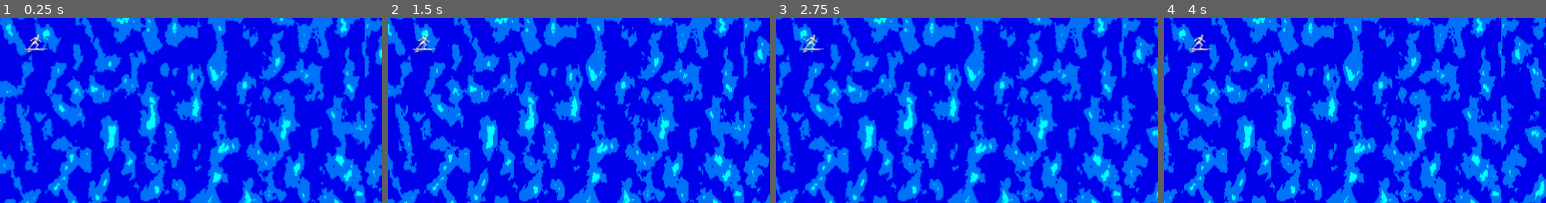
Above: before the commit, frames 1-4 (left to right).
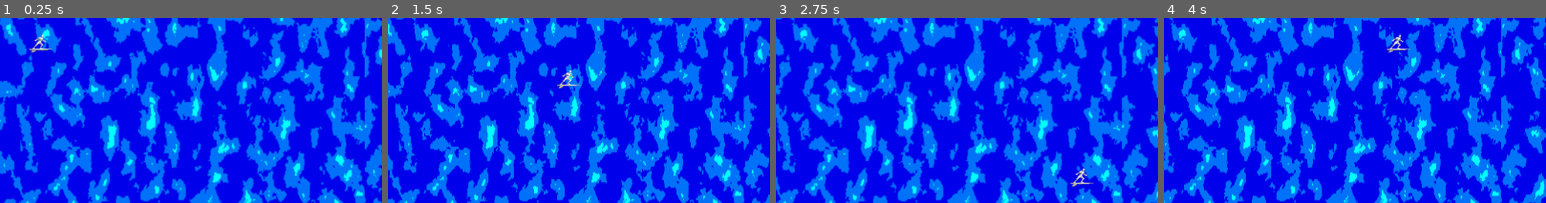
Above: after the commit, the same moments.

Repository: theSledgeHammerAlphabetConspiracy/gatortaser3.5
Game: Godot game, scene res://main.tscn
The game is run twice, just before and just after one commit, with the same random seed, the same clock (stepped at 60 frames per second) and the same inputs. The engine's default icon, where the game draws it, is replaced by a stand-in: a white triangle on a blue panel in a dark square.
Inputs:
- Up to frame 1 (0.25 s): no input
- Up to frame 2 (1.5 s): hold Right (ui_right) 0.53-1.28 s; tap Space (shoot) at 0.6, 1.35 s; hold Down (ui_down) from 1.28 s (still down)
- Up to frame 3 (2.75 s): release Down (ui_down) at 2.03 s; hold Right (ui_right) from 2.03 s (still down); tap Space (shoot) at 2.1 s
- Up to frame 4 (4 s): release Right (ui_right) at 2.78 s; hold Up (ui_up) 2.78-3.53 s; tap Space (shoot) at 2.85, 3.6 s; hold Left (ui_left) from 3.53 s (still down)
The pictures show only the part of the screen within x 16-66%, y 32-82%; the shares and areas given below are measured in that part.

The runs differ from the first frame. In frame 1, 0.3% of the frame differs, in the area x 6-14%, y 8-19%; in frame 2, 0.4%; in frame 3, 0.4%, in the area x 6-84%, y 8-92%; in frame 4, 0.4%.
Error before the commit: Parse Error: The identifier "body" isn't declared in the current scope. (res://scripts/character.gd:79)

Commit message:
started the player touch system

Diff:
--- a/enemy1.tscn
+++ b/enemy1.tscn
@@ -1,7 +1,8 @@
-[gd_scene load_steps=7 format=2]
+[gd_scene load_steps=8 format=2]
 
 [ext_resource path="res://shit assets/11912.png" type="Texture" id=1]
 [ext_resource path="res://scripts/enemy1.gd" type="Script" id=2]
+[ext_resource path="res://icon.png" type="Texture" id=3]
 
 [sub_resource type="RectangleShape2D" id=1]
 extents = Vector2( 20, 20 )
@@ -71,5 +72,13 @@
 anims/shockOff = SubResource( 3 )
 anims/shockOn = SubResource( 4 )
 
+[node name="TouchScreenButton" type="TouchScreenButton" parent="."]
+modulate = Color( 1, 1, 1, 0 )
+position = Vector2( -22, -22 )
+scale = Vector2( 0.75, 0.75 )
+normal = ExtResource( 3 )
+action = "check"
+
 [connection signal="screen_entered" from="VisibilityNotifier2D" to="." method="_on_VisibilityNotifier2D_screen_entered"]
 [connection signal="screen_exited" from="VisibilityNotifier2D" to="." method="_on_VisibilityNotifier2D_screen_exited"]
+[connection signal="pressed" from="TouchScreenButton" to="." method="_on_TouchScreenButton_pressed"]
--- a/main.tscn
+++ b/main.tscn
@@ -1,9 +1,8 @@
-[gd_scene load_steps=13 format=2]
+[gd_scene load_steps=10 format=2]
 
 [ext_resource path="res://scripts/main.gd" type="Script" id=1]
-[ext_resource path="res://shit assets/11242.png" type="Texture" id=2]
+[ext_resource path="res://objects/player witha a touchscreen.tscn" type="PackedScene" id=2]
 [ext_resource path="res://good assets/water2.png" type="Texture" id=3]
-[ext_resource path="res://scripts/character.gd" type="Script" id=4]
 [ext_resource path="res://scripts/scrolling.gd" type="Script" id=5]
 
 [sub_resource type="RectangleShape2D" id=1]
@@ -14,11 +13,6 @@
 
 [sub_resource type="RectangleShape2D" id=3]
 extents = Vector2( 95, 1 )
-
-[sub_resource type="RectangleShape2D" id=4]
-
-[sub_resource type="CircleShape2D" id=7]
-radius = 88.2
 
 [sub_resource type="Animation" id=5]
 resource_name = "New Anim"
@@ -108,25 +102,6 @@
 shape = SubResource( 3 )
 one_way_collision = true
 
-[node name="KinematicBody2D" type="KinematicBody2D" parent="."]
-position = Vector2( 210, 296 )
-script = ExtResource( 4 )
-
-[node name="CollisionShape2D" type="CollisionShape2D" parent="KinematicBody2D"]
-shape = SubResource( 4 )
-
-[node name="Sprite" type="Sprite" parent="KinematicBody2D"]
-texture = ExtResource( 2 )
-region_enabled = true
-region_rect = Rect2( 11, 13, 31, 24 )
-
-[node name="lockOn" type="Area2D" parent="KinematicBody2D"]
-collision_layer = 0
-collision_mask = 2
-
-[node name="CollisionShape2D" type="CollisionShape2D" parent="KinematicBody2D/lockOn"]
-shape = SubResource( 7 )
-
 [node name="spawnsystem" type="Node2D" parent="."]
 position = Vector2( 1100, 145 )
 
@@ -141,6 +116,6 @@
 
 [node name="spawner" type="Position2D" parent="spawnsystem"]
 
-[connection signal="body_entered" from="KinematicBody2D/lockOn" to="KinematicBody2D" method="_on_lockOn_body_entered"]
-[connection signal="body_exited" from="KinematicBody2D/lockOn" to="KinematicBody2D" method="_on_lockOn_body_exited"]
+[node name="player" parent="." instance=ExtResource( 2 )]
+
 [connection signal="timeout" from="spawnsystem/Timer" to="." method="_on_Timer_timeout"]
--- /dev/null
+++ b/objects/player witha a button shoot.tscn
@@ -0,0 +1,31 @@
+[gd_scene load_steps=5 format=2]
+
+[ext_resource path="res://scripts/character.gd" type="Script" id=1]
+[ext_resource path="res://shit assets/11242.png" type="Texture" id=2]
+
+[sub_resource type="RectangleShape2D" id=4]
+
+[sub_resource type="CircleShape2D" id=7]
+radius = 120.0
+
+[node name="player" type="KinematicBody2D"]
+position = Vector2( 210, 296 )
+script = ExtResource( 1 )
+
+[node name="CollisionShape2D" type="CollisionShape2D" parent="."]
+shape = SubResource( 4 )
+
+[node name="Sprite" type="Sprite" parent="."]
+texture = ExtResource( 2 )
+region_enabled = true
+region_rect = Rect2( 11, 13, 31, 24 )
+
+[node name="lockOn" type="Area2D" parent="."]
+collision_layer = 0
+collision_mask = 2
+
+[node name="CollisionShape2D" type="CollisionShape2D" parent="lockOn"]
+shape = SubResource( 7 )
+
+[connection signal="body_entered" from="lockOn" to="." method="_on_lockOn_body_entered"]
+[connection signal="body_exited" from="lockOn" to="." method="_on_lockOn_body_exited"]
--- /dev/null
+++ b/objects/player witha a touchscreen.tscn
@@ -0,0 +1,31 @@
+[gd_scene load_steps=5 format=2]
+
+[ext_resource path="res://scripts/player witha a touchscreen.gd" type="Script" id=1]
+[ext_resource path="res://shit assets/11242.png" type="Texture" id=2]
+
+[sub_resource type="RectangleShape2D" id=4]
+
+[sub_resource type="CircleShape2D" id=7]
+radius = 120.0
+
+[node name="player" type="KinematicBody2D"]
+position = Vector2( 210, 296 )
+script = ExtResource( 1 )
+
+[node name="CollisionShape2D" type="CollisionShape2D" parent="."]
+shape = SubResource( 4 )
+
+[node name="Sprite" type="Sprite" parent="."]
+texture = ExtResource( 2 )
+region_enabled = true
+region_rect = Rect2( 11, 13, 31, 24 )
+
+[node name="lockOn" type="Area2D" parent="."]
+collision_layer = 0
+collision_mask = 2
+
+[node name="CollisionShape2D" type="CollisionShape2D" parent="lockOn"]
+shape = SubResource( 7 )
+
+[connection signal="body_entered" from="lockOn" to="." method="_on_lockOn_body_entered"]
+[connection signal="body_exited" from="lockOn" to="." method="_on_lockOn_body_exited"]
--- a/project.godot
+++ b/project.godot
@@ -54,6 +54,14 @@
 , Object(InputEventMouseButton,"resource_local_to_scene":false,"resource_name":"","device":0,"alt":false,"shift":false, …(202 unchanged characters)…
  ]
 }
+check={
+"deadzone": 0.5,
+"events": [  ]
+}
+
+[input_devices]
+
+pointing/emulate_touch_from_mouse=true
 
 [physics]
 
--- a/scripts/character.gd
+++ b/scripts/character.gd
@@ -31,15 +31,17 @@
 	if Input.is_action_just_pressed("shoot"):
 		shmupbutton()
 
-func shoottaser(target):
-	var tazerproj = proj1.instance()
-	tazerproj.target = target.get_global_position()
-	#tazerproj.look_at(target.get_global_position())
-	tazerproj.user = self
-	tazerproj.set_global_position(get_global_position())
-	#tazerproj.speed = rand_range(1.2,2.4)
-	get_parent().add_child(tazerproj)
-	#print('character'+str(get_global_position()))
+#
+#func shoottaser(target):
+#	print("shoottaser")
+#	var tazerproj = proj1.instance()
+#	tazerproj.target = target.get_global_position()
+#	#tazerproj.look_at(target.get_global_position())
+#	tazerproj.user = self
+#	tazerproj.set_global_position(get_global_position())
+#	#tazerproj.speed = rand_range(1.2,2.4)
+#	get_parent().add_child(tazerproj)
+#	#print('character'+str(get_global_position()))
 
 
 func attach(body):
@@ -61,10 +63,14 @@
 		tazertarget.erase(body)
 
 		body.set_modulate(Color(1,1,1,1))
+		body.get_node('AnimationPlayer').play('shockOff')
+		body.shockon = false
+
+
 
 func shmupbutton():
 	if POTtazertarget.size() > 0:
-	#print(POTtazertarget)
+		#print(POTtazertarget)
 		if tazertarget.size() == 0:
 			#####this is the projectile script
 			tazertarget.append(POTtazertarget[0])
@@ -75,6 +81,3 @@
 	#if $lockOn.get_overlapping_bodies().size() >= 1:
 		#tazertarget.append($lockOn.get_overlapping_bodies()[])
 		#print($lockOn.get_overlapping_bodies())
-
-		body.get_node('AnimationPlayer').play('shockOff')
-		body.shockon = false
--- a/scripts/enemy1.gd
+++ b/scripts/enemy1.gd
@@ -6,6 +6,9 @@
 var speed: float = 1.2
 
 var shockon: bool = false
+onready var player = get_node('/root/main/player')
+
+var touch = true
 
 func _ready():
 	pass # Replace with function body.
@@ -17,6 +20,7 @@
 	#if life <= 0:
 		#die()
 
+
 func shock():
 	#print(life)
 	life -= 1
@@ -24,11 +28,12 @@
 		shockon = true
 		$AnimationPlayer.play("shockOn")
 	#playshockedanim
-	if life <= 0:
-		die()
-
+#	if life <= 0:
+#		die()
+#
 
 func die():
+	#player.
 	queue_free()
 
 
@@ -40,3 +45,7 @@
 	if inplay == true:
 		#print('dead')
 		queue_free()
+
+
+func _on_TouchScreenButton_pressed():
+	get_node('/root/main/player').touchattack(self)
--- /dev/null
+++ b/scripts/player witha a touchscreen.gd
@@ -0,0 +1,117 @@
+extends KinematicBody2D
+
+
+const SPEED: float = 4.0 #1.024 reso / new reso of 256 = 4
+const JUMP_VELOCITY = -400.0
+
+var tazertarget: Array = []
+var POTtazertarget: Array = []
+
+var proj1 = preload('res://tazerproj.tscn')
+
+
+var target1 = null
+var target2 = null
+
+func _physics_process(delta):
+#	print(tazertarget)
+#	if tazertarget.size() > 0:
+#
+#		for i in tazertarget.size():
+#			if tazertarget[i].life >= 1:
+#				#cool lazer code
+#				tazertarget[i].shock()
+#			else:
+#				tazertarget[i].die()
+#				tazertarget.remove(i)
+	if target1 != null:
+		if target1.life >= 1:
+				#cool lazer code
+			target1.shock()
+		else:
+			target1.die()
+			target1 = null
+	if target2 != null:
+		if target2.life >= 1:
+				#cool lazer code
+			target2.shock()
+		else:
+			target2.die()
+			target2 = null
+
+
+	var velocity = Vector2(0,0)
+
+	var direction = Vector2(Input.get_axis("ui_left", "ui_right"),Input.get_axis("ui_up", "ui_down"))
+
+	if direction:
+		velocity = direction * SPEED
+	else:
+		velocity = Vector2(1,0) * .4
+
+	var col = move_and_collide(velocity)
+	if col:
+		if col.get_collider().is_in_group("enemy"):
+			die()
+
+#	if Input.is_action_just_pressed("shoot"):
+#		shmupbutton()
+#
+func touchattack(touchtarget):
+	if target1==null:
+		shoottaser(touchtarget,1)
+	elif target2 == null:
+		shoottaser(touchtarget,2)
+func shoottaser(target,num):
+	var tazerproj = proj1.instance()
+	tazerproj.num = num
+	tazerproj.target = target.get_global_position()
+	#tazerproj.look_at(target.get_global_position())
+	tazerproj.user = self
+	tazerproj.set_global_position(get_global_position())
+	#tazerproj.speed = rand_range(1.2,2.4)
+	get_parent().add_child(tazerproj)
+	#print('character'+str(get_global_position()))
+
+
+func attach(body,num):
+	if num == 1:
+		target1 = body
+	elif num == 2:
+		target2 = body
+	#tazertarget.append(body)
+	#POTtazertarget.erase(body)
+
+
+func die():
+	queue_free()
+
+
+#func _on_lockOn_body_entered(body):
+#	POTtazertarget.push_front(body)
+#
+#
+#func _on_lockOn_body_exited(body):
+#	POTtazertarget.erase(body)
+#	if body in tazertarget:
+#		tazertarget.erase(body)
+#
+#		body.set_modulate(Color(1,1,1,1))
+#		body.get_node('AnimationPlayer').play('shockOff')
+#		body.shockon = false
+
+#
+#
+#func shmupbutton():
+#	if POTtazertarget.size() > 0:
+#		#print(POTtazertarget)
+#		if tazertarget.size() == 0:
+#			#####this is the projectile script
+#			tazertarget.append(POTtazertarget[0])
+#			POTtazertarget.erase(POTtazertarget[0])
+#		elif tazertarget.size() == 1:
+#			tazertarget.append(POTtazertarget[0])
+#			POTtazertarget.erase(POTtazertarget[0])
+#	#if $lockOn.get_overlapping_bodies().size() >= 1:
+#		#tazertarget.append($lockOn.get_overlapping_bodies()[])
+#		#print($lockOn.get_overlapping_bodies())
--- a/scripts/tazerproj.gd
+++ b/scripts/tazerproj.gd
@@ -2,7 +2,8 @@
 
 var target:Vector2= Vector2(0,0)
 var user
-
+var distance = 30
+var num = 0
 # Called when the node enters the scene tree for the first time.
 func _ready():
 	#print(get_global_position())
@@ -12,6 +13,9 @@
 
 func _physics_process(delta):
 	move_local_x(20)
+	distance -= 1
+	if distance <= 0:
+		queue_free()
 
 
 
@@ -21,5 +25,5 @@
 	if not body.is_in_group('enemy'):
 		return
 	else:
-		user.attach(body)
+		user.attach(body,num)
 		queue_free()
